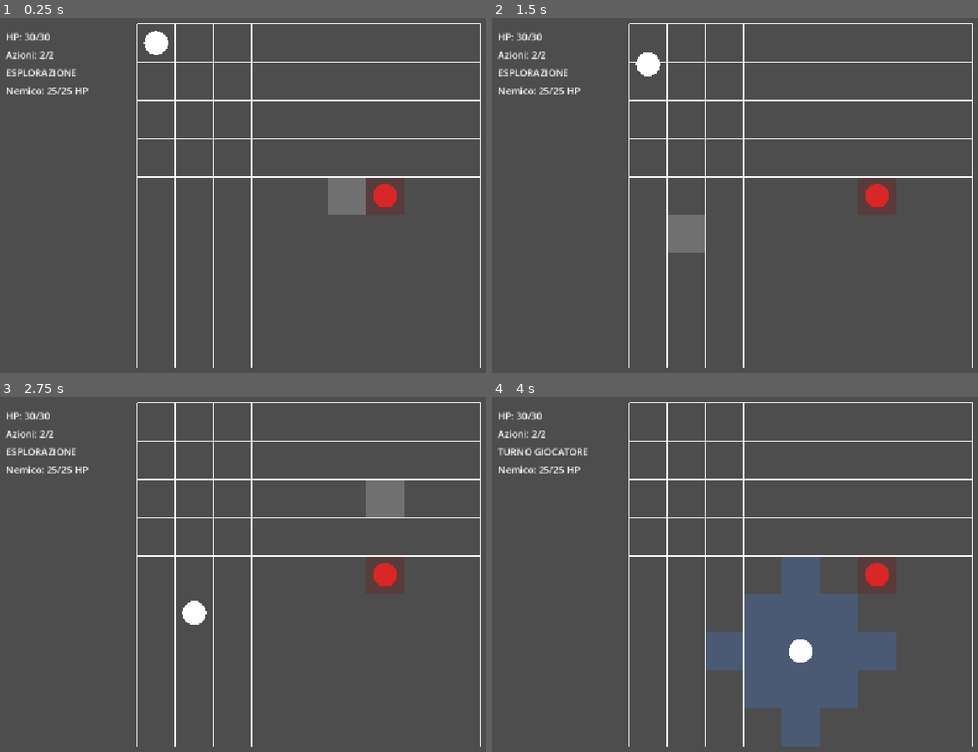
Above: before the commit, frames 1-4 (two rows, left to right).
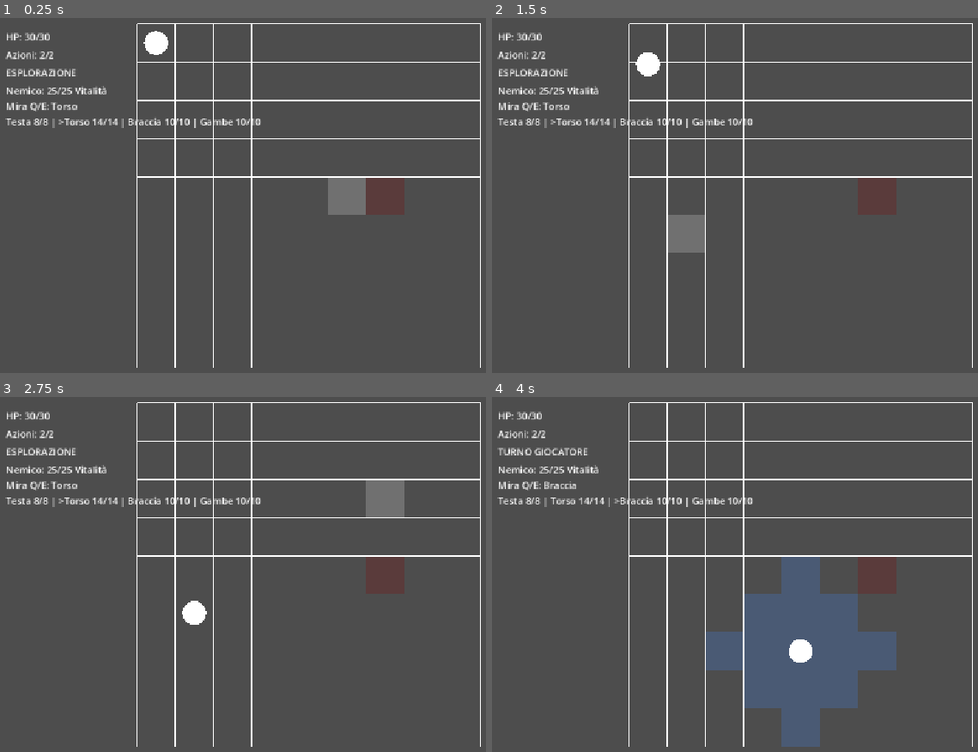
Above: after the commit, the same moments.

Repository: Chivas1504/Gioco
Game: Godot game, scene res://scenes/game.tscn
Same seed, same stepped clock (60 frames per second), same inputs: the game is played once before the commit and once after it.
Inputs (mouse positions are in pixels of both pictures, inside the frame that each line leads up to):
- Up to frame 1 (0.25 s): no input
- Up to frame 2 (1.5 s): tap Enter at 0.5 s; move the mouse to (973, 184) at 0.52 s; tap Q at 0.6 s; click (973, 184) at 0.67 s; tap E at 0.8, 1.35 s; tap Space at 1.25 s; move the mouse to (686, 223) at 1.27 s; click (686, 223) at 1.42 s
- Up to frame 3 (2.75 s): tap Q at 1.55, 2.1 s; move the mouse to (398, 499) at 2.02 s; click (398, 499) at 2.17 s; tap E at 2.3 s
- Up to frame 4 (4 s): tap Enter at 2.75 s; move the mouse to (788, 663) at 2.77 s; tap E at 2.85, 3.8 s; click (788, 663) at 2.92 s; tap Q at 3.05 s; move the mouse to (outside the picture) at 3.52 s; tap C at 3.6 s; click (outside the picture) at 3.67 s

The runs differ from the first frame. In frame 1, 1.1% of the frame differs, in the area x 1-82%, y 19-54%; in frame 2, 1.1%; in frame 3, 1.1%; in frame 4, 1.1%.

Commit message:
Add enemy anatomy system

Diff:
--- a/scripts/core/game.gd
+++ b/scripts/core/game.gd
@@ -3,7 +3,7 @@
 
 @onready var grid: Node2D = $Grid
 @onready var player: Node2D = $Player
-@onready var enemy: Node2D = $Enemy
+@onready var enemy: Enemy = $Enemy
 
 @onready var hp_label: Label = $UI/HUD/CombatPanel/HPLabel
 @onready var actions_label: Label = $UI/HUD/CombatPanel/ActionsLabel
@@ -18,10 +18,6 @@
 const PLAYER_MAX_ACTIONS := 2
 
 const PLAYER_MAX_HP := 30
-
-const ENEMY_MAX_HP := 25
-const ENEMY_DAMAGE := 6
-
 const COLLISION_DAMAGE := 2
 
 
@@ -29,7 +25,6 @@
 var enemy_cell: Vector2i = Vector2i(6, 4)
 
 var player_hp: int = PLAYER_MAX_HP
-var enemy_hp: int = ENEMY_MAX_HP
 
 var current_path: Array[Vector2i] = []
 
@@ -43,6 +38,7 @@
 var player_is_dead: bool = false
 var enemy_is_dead: bool = false
 
+var selected_enemy_part_index: int = 1
 
 var mannaia_del_carnefice: CardData
 var chiodo_del_giudizio: CardData
@@ -55,15 +51,10 @@
 func _ready() -> void:
 	_create_test_cards()
 
-	player.position = (
-		grid.position
-		+ grid.cell_to_local(player_cell)
-	)
-
-	enemy.position = (
-		grid.position
-		+ grid.cell_to_local(enemy_cell)
-	)
+	enemy.reset_enemy()
+
+	player.position = grid.position + grid.cell_to_local(player_cell)
+	enemy.position = grid.position + grid.cell_to_local(enemy_cell)
 
 	var occupied: Array[Vector2i] = [
 		enemy_cell
@@ -189,6 +180,14 @@
 				_toggle_combat_mode()
 				return
 
+			if event.keycode == KEY_Q:
+				_select_previous_enemy_part()
+				return
+
+			if event.keycode == KEY_E:
+				_select_next_enemy_part()
+				return
+
 			if event.keycode == KEY_1:
 				_try_use_card(mannaia_del_carnefice)
 				return
@@ -220,10 +219,7 @@
 		return
 
 	if event is InputEventMouseButton:
-		if (
-			event.button_index == MOUSE_BUTTON_LEFT
-			and event.pressed
-		):
+		if event.button_index == MOUSE_BUTTON_LEFT and event.pressed:
 			_handle_grid_click(event.position)
 
 
@@ -231,13 +227,8 @@
 	if enemy_is_moving:
 		return
 
-	var mouse_local: Vector2 = grid.to_local(
-		mouse_position
-	)
-
-	var clicked_cell: Vector2i = grid.local_to_cell(
-		mouse_local
-	)
+	var mouse_local: Vector2 = grid.to_local(mouse_position)
+	var clicked_cell: Vector2i = grid.local_to_cell(mouse_local)
 
 	if not grid.is_cell_walkable(clicked_cell):
 		return
@@ -355,10 +346,11 @@
 
 
 func _use_attack_card(card: CardData) -> void:
-	enemy_hp -= card.damage
-
-	if enemy_hp < 0:
-		enemy_hp = 0
+	var target_body_part: String = _get_attack_target_body_part(card)
+	var damage_result: Dictionary = enemy.apply_damage(
+		card.damage,
+		target_body_part
+	)
 
 	print(
 		"Usata carta: ",
@@ -366,11 +358,21 @@
 	)
 
 	print(
-		"Danno inflitto: ",
-		card.damage
-	)
-
-	if enemy_hp <= 0:
+		"Bersaglio anatomico: ",
+		damage_result["body_part"]
+	)
+
+	print(
+		"Danno a integrità: ",
+		damage_result["integrity_damage"]
+	)
+
+	print(
+		"Danno a Vitalità: ",
+		damage_result["vitality_damage"]
+	)
+
+	if enemy.is_dead():
 		_update_ui()
 		_enemy_died()
 		return
@@ -386,25 +388,19 @@
 
 	_update_ui()
 
-	_finish_player_action(
-		card.action_cost
-	)
+	_finish_player_action(card.action_cost)
 
 
 func _pull_enemy(pull_distance: int) -> void:
 	for _step in range(pull_distance):
-		grid.remove_occupied_cell(
-			enemy_cell
-		)
+		grid.remove_occupied_cell(enemy_cell)
 
 		var path: Array[Vector2i] = grid.find_path(
 			enemy_cell,
 			player_cell
 		)
 
-		grid.add_occupied_cell(
-			enemy_cell
-		)
+		grid.add_occupied_cell(enemy_cell)
 
 		if path.size() <= 1:
 			return
@@ -412,34 +408,22 @@
 		var next_cell: Vector2i = path[1]
 
 		if next_cell == player_cell:
-			print(
-				"Il nemico non può essere trascinato oltre."
-			)
+			print("Il nemico non può essere trascinato oltre.")
 			return
 
-		if not grid.is_cell_walkable(
-			next_cell
-		):
-			print(
-				"Il tiro della catena è bloccato."
-			)
+		if not grid.is_cell_walkable(next_cell):
+			print("Il tiro della catena è bloccato.")
 			return
 
-		grid.remove_occupied_cell(
-			enemy_cell
-		)
+		grid.remove_occupied_cell(enemy_cell)
 
 		enemy_cell = next_cell
 
-		grid.add_occupied_cell(
-			enemy_cell
-		)
+		grid.add_occupied_cell(enemy_cell)
 
 		enemy.position = (
 			grid.position
-			+ grid.cell_to_local(
-				enemy_cell
-			)
+			+ grid.cell_to_local(enemy_cell)
 		)
 
 		print(
@@ -450,75 +434,43 @@
 
 func _push_enemy(push_distance: int) -> void:
 	for _step in range(push_distance):
-		var direction: Vector2i = (
-			enemy_cell
-			- player_cell
-		)
+		var direction: Vector2i = enemy_cell - player_cell
 
 		if direction.x != 0:
-			direction.x = signi(
-				direction.x
-			)
+			direction.x = signi(direction.x)
 
 		if direction.y != 0:
-			direction.y = signi(
-				direction.y
-			)
-
-		var next_cell: Vector2i = (
-			enemy_cell
-			+ direction
-		)
-
-		if not grid.is_cell_inside(
-			next_cell
-		):
-			print(
-				"Il nemico non può essere spinto fuori dalla griglia."
-			)
+			direction.y = signi(direction.y)
+
+		var next_cell: Vector2i = enemy_cell + direction
+
+		if not grid.is_cell_inside(next_cell):
+			print("Il nemico non può essere spinto fuori dalla griglia.")
 			return
 
-		if grid.is_cell_blocked(
-			next_cell
-		):
+		if grid.is_cell_blocked(next_cell):
 			_apply_collision_damage()
 			return
 
-		grid.remove_occupied_cell(
-			enemy_cell
-		)
-
-		var can_move: bool = (
-			grid.is_cell_walkable(
-				next_cell
-			)
-		)
-
-		grid.add_occupied_cell(
-			enemy_cell
-		)
+		grid.remove_occupied_cell(enemy_cell)
+
+		var can_move: bool = grid.is_cell_walkable(next_cell)
+
+		grid.add_occupied_cell(enemy_cell)
 
 		if not can_move:
-			print(
-				"La spinta è bloccata."
-			)
+			print("La spinta è bloccata.")
 			return
 
-		grid.remove_occupied_cell(
-			enemy_cell
-		)
+		grid.remove_occupied_cell(enemy_cell)
 
 		enemy_cell = next_cell
 
-		grid.add_occupied_cell(
-			enemy_cell
-		)
+		grid.add_occupied_cell(enemy_cell)
 
 		enemy.position = (
 			grid.position
-			+ grid.cell_to_local(
-				enemy_cell
-			)
+			+ grid.cell_to_local(enemy_cell)
 		)
 
 		print(
@@ -528,23 +480,20 @@
 
 
 func _apply_collision_damage() -> void:
-	enemy_hp -= COLLISION_DAMAGE
-
-	if enemy_hp < 0:
-		enemy_hp = 0
-
-	print(
-		"COLLISIONE CONTRO OSTACOLO"
-	)
+	var vitality_damage: int = enemy.apply_direct_vitality_damage(
+		COLLISION_DAMAGE
+	)
+
+	print("COLLISIONE CONTRO OSTACOLO")
 
 	print(
 		"Danno da collisione: ",
-		COLLISION_DAMAGE
-	)
-
-	_update_ui()
-
-	if enemy_hp <= 0:
+		vitality_damage
+	)
+
+	_update_ui()
+
+	if enemy.is_dead():
 		_enemy_died()
 
 
@@ -556,9 +505,7 @@
 	if player_hp > PLAYER_MAX_HP:
 		player_hp = PLAYER_MAX_HP
 
-	var healed_amount: int = (
-		player_hp - old_hp
-	)
+	var healed_amount: int = player_hp - old_hp
 
 	print(
 		"Usata carta: ",
@@ -572,17 +519,13 @@
 
 	_update_ui()
 
-	_finish_player_action(
-		card.action_cost
-	)
+	_finish_player_action(card.action_cost)
 
 
 func _enemy_died() -> void:
 	enemy_is_dead = true
 
-	grid.remove_occupied_cell(
-		enemy_cell
-	)
+	grid.remove_occupied_cell(enemy_cell)
 
 	enemy.visible = false
 	combat_mode = false
@@ -595,9 +538,7 @@
 	_update_ui()
 
 
-func _finish_player_action(
-	action_cost: int
-) -> void:
+func _finish_player_action(action_cost: int) -> void:
 	player_actions_remaining -= action_cost
 
 	if player_actions_remaining < 0:
@@ -620,18 +561,14 @@
 
 	_update_ui()
 
-	grid.remove_occupied_cell(
-		enemy_cell
-	)
+	grid.remove_occupied_cell(enemy_cell)
 
 	var path: Array[Vector2i] = grid.find_path(
 		enemy_cell,
 		player_cell
 	)
 
-	grid.add_occupied_cell(
-		enemy_cell
-	)
+	grid.add_occupied_cell(enemy_cell)
 
 	if path.size() <= 1:
 		_finish_enemy_turn()
@@ -643,21 +580,15 @@
 
 	var next_cell: Vector2i = path[1]
 
-	grid.remove_occupied_cell(
-		enemy_cell
-	)
+	grid.remove_occupied_cell(enemy_cell)
 
 	enemy_cell = next_cell
 
-	grid.add_occupied_cell(
-		enemy_cell
-	)
+	grid.add_occupied_cell(enemy_cell)
 
 	var target_position: Vector2 = (
 		grid.position
-		+ grid.cell_to_local(
-			enemy_cell
-		)
+		+ grid.cell_to_local(enemy_cell)
 	)
 
 	var tween: Tween = create_tween()
@@ -676,7 +607,7 @@
 
 
 func _enemy_attack() -> void:
-	player_hp -= ENEMY_DAMAGE
+	player_hp -= enemy.get_attack_damage()
 
 	if player_hp < 0:
 		player_hp = 0
@@ -706,9 +637,7 @@
 	if player_is_dead:
 		return
 
-	player_actions_remaining = (
-		PLAYER_MAX_ACTIONS
-	)
+	player_actions_remaining = PLAYER_MAX_ACTIONS
 
 	_update_ui()
 	_update_combat_display()
@@ -727,12 +656,47 @@
 	combat_mode = not combat_mode
 
 	if combat_mode:
-		player_actions_remaining = (
-			PLAYER_MAX_ACTIONS
-		)
+		player_actions_remaining = PLAYER_MAX_ACTIONS
 
 	_update_ui()
 	_update_combat_display()
+
+
+func _select_previous_enemy_part() -> void:
+	if not _can_change_target_body_part():
+		return
+
+	selected_enemy_part_index -= 1
+
+	if selected_enemy_part_index < 0:
+		selected_enemy_part_index = enemy.get_body_parts().size() - 1
+
+	_update_ui()
+
+
+func _select_next_enemy_part() -> void:
+	if not _can_change_target_body_part():
+		return
+
+	selected_enemy_part_index += 1
+
+	if selected_enemy_part_index >= enemy.get_body_parts().size():
+		selected_enemy_part_index = 0
+
+	_update_ui()
+
+
+func _can_change_target_body_part() -> bool:
+	if not combat_mode:
+		return false
+
+	if enemy_is_dead:
+		return false
+
+	if is_moving or enemy_is_moving:
+		return false
+
+	return true
 
 
 func _update_combat_display() -> void:
@@ -744,9 +708,7 @@
 			)
 		)
 
-		grid.set_reachable_cells(
-			reachable
-		)
+		grid.set_reachable_cells(reachable)
 	else:
 		grid.clear_reachable_cells()
 
@@ -755,23 +717,34 @@
 	first_cell: Vector2i,
 	second_cell: Vector2i
 ) -> int:
-	var difference: Vector2i = (
-		first_cell
-		- second_cell
-	)
-
-	var distance_x: int = absi(
-		difference.x
-	)
-
-	var distance_y: int = absi(
-		difference.y
-	)
-
-	return (
-		distance_x
-		+ distance_y
-	)
+	var difference: Vector2i = first_cell - second_cell
+
+	var distance_x: int = absi(difference.x)
+	var distance_y: int = absi(difference.y)
+
+	return distance_x + distance_y
+
+
+func _get_attack_target_body_part(card: CardData) -> String:
+	if card.tags.has("Mira"):
+		return _get_selected_enemy_body_part()
+
+	return enemy.get_default_target_part()
+
+
+func _get_selected_enemy_body_part() -> String:
+	var body_parts: Array[String] = enemy.get_body_parts()
+
+	if body_parts.is_empty():
+		return enemy.get_default_target_part()
+
+	if selected_enemy_part_index < 0:
+		selected_enemy_part_index = 0
+
+	if selected_enemy_part_index >= body_parts.size():
+		selected_enemy_part_index = body_parts.size() - 1
+
+	return body_parts[selected_enemy_part_index]
 
 
 func _update_ui() -> void:
@@ -790,37 +763,31 @@
 	)
 
 	if enemy_is_dead:
-		enemy_hp_label.text = (
-			"Nemico: MORTO"
-		)
+		enemy_hp_label.text = "Nemico: MORTO"
 	else:
+		var selected_body_part: String = _get_selected_enemy_body_part()
+
 		enemy_hp_label.text = (
 			"Nemico: "
-			+ str(enemy_hp)
-			+ "/"
-			+ str(ENEMY_MAX_HP)
-			+ " HP"
+			+ enemy.get_vitality_text()
+			+ " Vitalità"
+			+ "\nMira Q/E: "
+			+ selected_body_part
+			+ "\n"
+			+ enemy.get_anatomy_text(selected_body_part)
 		)
 
 	if player_is_dead:
 		state_label.text = "MORTO"
 
 	elif enemy_is_dead:
-		state_label.text = (
-			"COMBATTIMENTO TERMINATO"
-		)
+		state_label.text = "COMBATTIMENTO TERMINATO"
 
 	elif enemy_is_moving:
-		state_label.text = (
-			"TURNO NEMICO"
-		)
+		state_label.text = "TURNO NEMICO"
 
 	elif combat_mode:
-		state_label.text = (
-			"TURNO GIOCATORE"
-		)
+		state_label.text = "TURNO GIOCATORE"
 
 	else:
-		state_label.text = (
-			"ESPLORAZIONE"
-		)
+		state_label.text = "ESPLORAZIONE"
--- a/scripts/enemies/enemy.gd
+++ b/scripts/enemies/enemy.gd
@@ -1,16 +1,162 @@
+class_name Enemy
 extends Node2D
 
 
-const RADIUS := 20.0
+const DEFAULT_MAX_VITALITY := 25
+const DEFAULT_ATTACK_DAMAGE := 6
+const VITALITY_TRANSFER_PERCENT := 100
+
+const BODY_PART_HEAD := "Testa"
+const BODY_PART_TORSO := "Torso"
+const BODY_PART_ARMS := "Braccia"
+const BODY_PART_LEGS := "Gambe"
+
+const BODY_PARTS: Array[String] = [
+	BODY_PART_HEAD,
+	BODY_PART_TORSO,
+	BODY_PART_ARMS,
+	BODY_PART_LEGS
+]
+
+
+var max_vitality: int = DEFAULT_MAX_VITALITY
+var vitality: int = DEFAULT_MAX_VITALITY
+var attack_damage: int = DEFAULT_ATTACK_DAMAGE
+
+var body_part_max_integrity: Dictionary[String, int] = {
+	BODY_PART_HEAD: 8,
+	BODY_PART_TORSO: 14,
+	BODY_PART_ARMS: 10,
+	BODY_PART_LEGS: 10
+}
+
+var body_part_integrity: Dictionary[String, int] = {}
 
 
 func _ready() -> void:
-	queue_redraw()
+	reset_enemy()
 
 
-func _draw() -> void:
-	draw_circle(
-		Vector2.ZERO,
-		RADIUS,
-		Color(0.85, 0.15, 0.15)
+func reset_enemy() -> void:
+	vitality = max_vitality
+	body_part_integrity.clear()
+
+	for body_part: String in BODY_PARTS:
+		body_part_integrity[body_part] = body_part_max_integrity[body_part]
+
+	visible = true
+
+
+func get_body_parts() -> Array[String]:
+	return BODY_PARTS.duplicate()
+
+
+func get_default_target_part() -> String:
+	return BODY_PART_TORSO
+
+
+func get_attack_damage() -> int:
+	return attack_damage
+
+
+func is_dead() -> bool:
+	return vitality <= 0
+
+
+func get_body_part_integrity(body_part: String) -> int:
+	var valid_body_part: String = _get_valid_body_part(body_part)
+	return body_part_integrity[valid_body_part]
+
+
+func get_body_part_max_integrity(body_part: String) -> int:
+	var valid_body_part: String = _get_valid_body_part(body_part)
+	return body_part_max_integrity[valid_body_part]
+
+
+func apply_damage(amount: int, body_part: String) -> Dictionary:
+	if amount <= 0 or is_dead():
+		return {
+			"body_part": _get_valid_body_part(body_part),
+			"integrity_damage": 0,
+			"vitality_damage": 0
+		}
+
+	var valid_body_part: String = _get_valid_body_part(body_part)
+	var current_integrity: int = body_part_integrity[valid_body_part]
+	var integrity_damage: int = mini(amount, current_integrity)
+
+	body_part_integrity[valid_body_part] = current_integrity - integrity_damage
+
+	var vitality_damage: int = _calculate_vitality_damage(amount)
+	vitality -= vitality_damage
+
+	if vitality < 0:
+		vitality = 0
+
+	return {
+		"body_part": valid_body_part,
+		"integrity_damage": integrity_damage,
+		"vitality_damage": vitality_damage
+	}
+
+
+func apply_direct_vitality_damage(amount: int) -> int:
+	if amount <= 0 or is_dead():
+		return 0
+
+	var vitality_damage: int = mini(amount, vitality)
+	vitality -= vitality_damage
+
+	if vitality < 0:
+		vitality = 0
+
+	return vitality_damage
+
+
+func get_vitality_text() -> String:
+	return (
+		str(vitality)
+		+ "/"
+		+ str(max_vitality)
 	)
+
+
+func get_anatomy_text(selected_body_part: String = "") -> String:
+	var text: String = ""
+
+	for body_part: String in BODY_PARTS:
+		if not text.is_empty():
+			text += " | "
+
+		var marker: String = ""
+
+		if body_part == selected_body_part:
+			marker = ">"
+
+		text += (
+			marker
+			+ body_part
+			+ " "
+			+ str(body_part_integrity[body_part])
+			+ "/"
+			+ str(body_part_max_integrity[body_part])
+		)
+
+	return text
+
+
+func _calculate_vitality_damage(amount: int) -> int:
+	var transferred_damage: float = (
+		float(amount)
+		* float(VITALITY_TRANSFER_PERCENT)
+		/ 100.0
+	)
+
+	return ceili(transferred_damage)
+
+
+func _get_valid_body_part(body_part: String) -> String:
+	if body_part_integrity.has(body_part):
+		return body_part
+
+	return BODY_PART_TORSO
